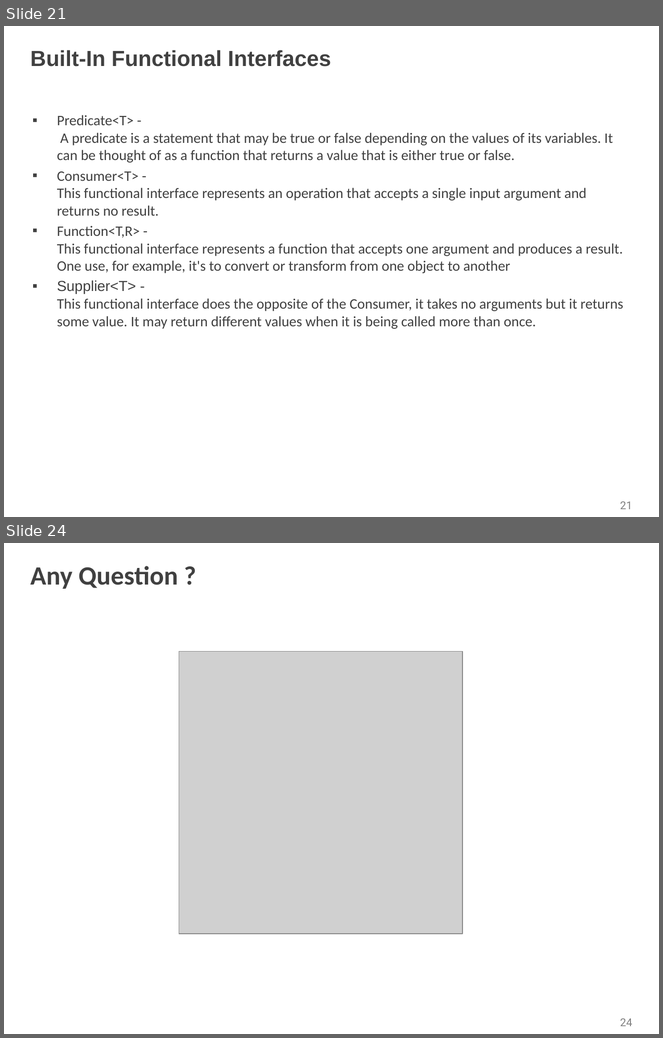
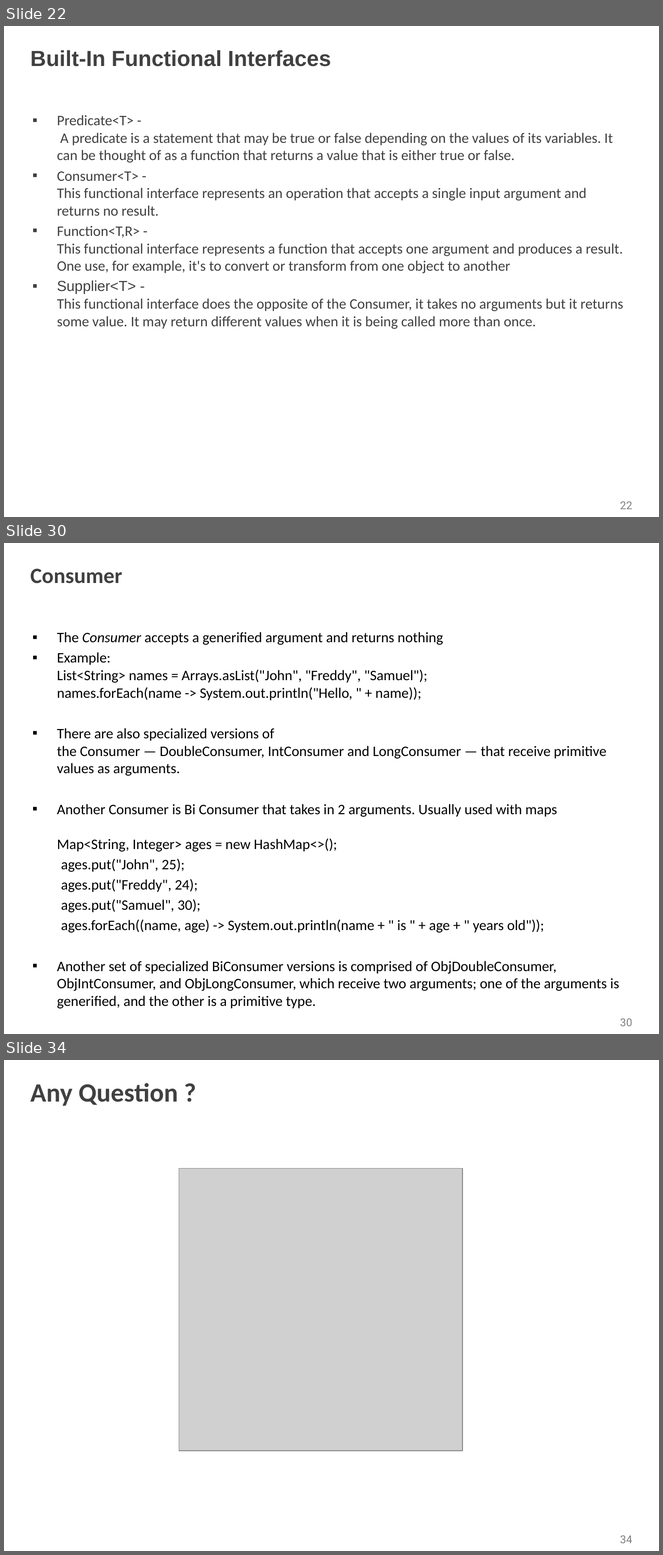
Before and after one commit to shalini06mittal/NCPIWS, a slide deck: ppt/Interfaces.pptx. Shown one above the other, each under a label of ours: slides 21 and 24 before the commit, slides 22, 30 and 34 after it; the slides between them are not shown. The pictures are 663x1038 and 663x1555 pixels, drawn with LibreOffice and Linux fonts; fonts in the diff are those of the drawing; grey boxes stand for pictures; background and template pictures are left out. Boxes give left, top, right and bottom in pixels: in the first picture for what was removed or moved away, otherwise in the second. Text is boxed around its words. In the diff, an @@ line names an element or a change of style, - is before the commit and + after.

```diff
--- a/ppt/Interfaces.pptx
+++ b/ppt/Interfaces.pptx
@@ slide 30 added at bbox=[4, 543, 659, 1034], background picture (left out); not listed: 1 template element that a slide beside it also shows @@
@@ title added at bbox=[31, 568, 123, 584], 24 pt, text #404040, bold @@
+Consumer
@@ text added at bbox=[57, 632, 619, 991], 16 pt, text #000000 @@
+▪ The Consumer accepts a generified argument and returns nothing
+▪ Example:
+  List<String> names = Arrays.asList("John", "Freddy", "Samuel");
+  names.forEach(name -> System.out.println("Hello, " + name));
+▪ There are also specialized versions of the Consumer — DoubleConsumer, IntConsumer and LongConsumer — that receive primitive values as arguments.
+▪ Another Consumer is Bi Consumer that takes in 2 arguments. Usually used with maps
+  Map<String, Integer> ages = new HashMap<>();
+  ages.put("John", 25);
+  ages.put("Freddy", 24);
+  ages.put("Samuel", 30);
+  ages.forEach((name, age) -> System.out.println(name + " is " + age + " years old"));
+▪ Another set of specialized BiConsumer versions is comprised of ObjDoubleConsumer, ObjIntConsumer, and ObjLongConsumer, which receive two arguments; one of the arguments is generified, and the other is a primitive type.
@@ what was slide 21 is now slide 22 @@
@@ page number at bbox=[620, 502, 633, 510]: text changed @@
-21
+22
@@ what was slide 24 is now slide 34 @@
@@ page number at bbox=[620, 1536, 633, 1544]: text changed @@
-24
+34
```
Also in this commit, not shown: 2 slides changed, 9 other slides added, 4 other files.
